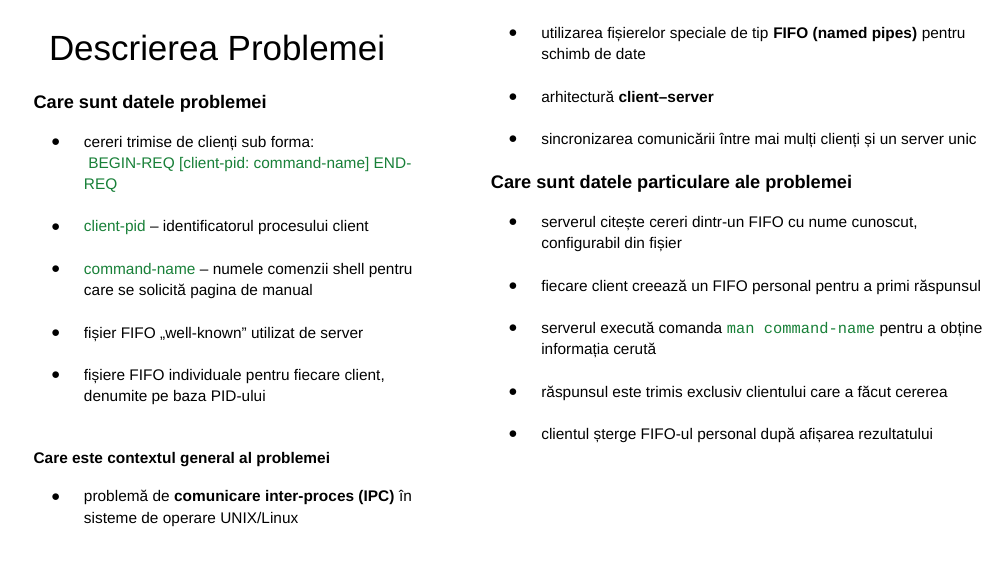
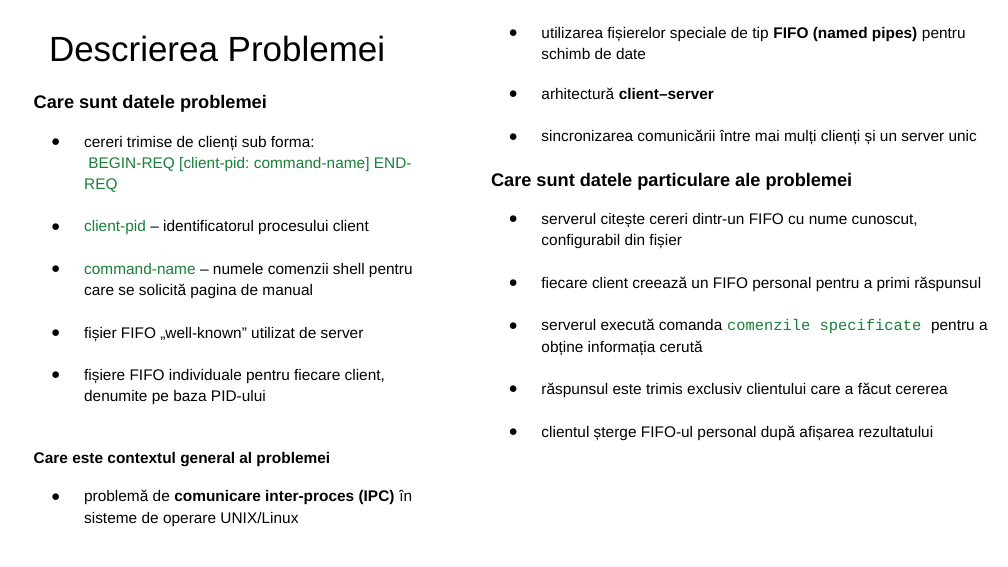
Before and after one commit to chitic05/FIFO-RSHD, a slide deck: slide 2 of FIFO-RSHD.pptx. Drawn at 1008x567 pixels with LibreOffice and Linux fonts; fonts in the diff are those of the drawing. Boxes give left, top, right and bottom in pixels: in the first picture for what was removed or moved away, otherwise in the second. Text is boxed around its words. In the diff, an @@ line names an element or a change of style, - is before the commit and + after.

```diff
--- a/FIFO-RSHD.pptx
+++ b/FIFO-RSHD.pptx
@@ text at [541,318,988,355]: text changed @@
-● serverul execută comanda man command-name pentru a obține informația cerută
+● serverul execută comanda comenzile specificate pentru a obține informația cerută
```
Also in this commit, not shown: 7 other slides changed, 1 slide added, 1 slide removed, 1 other file.
